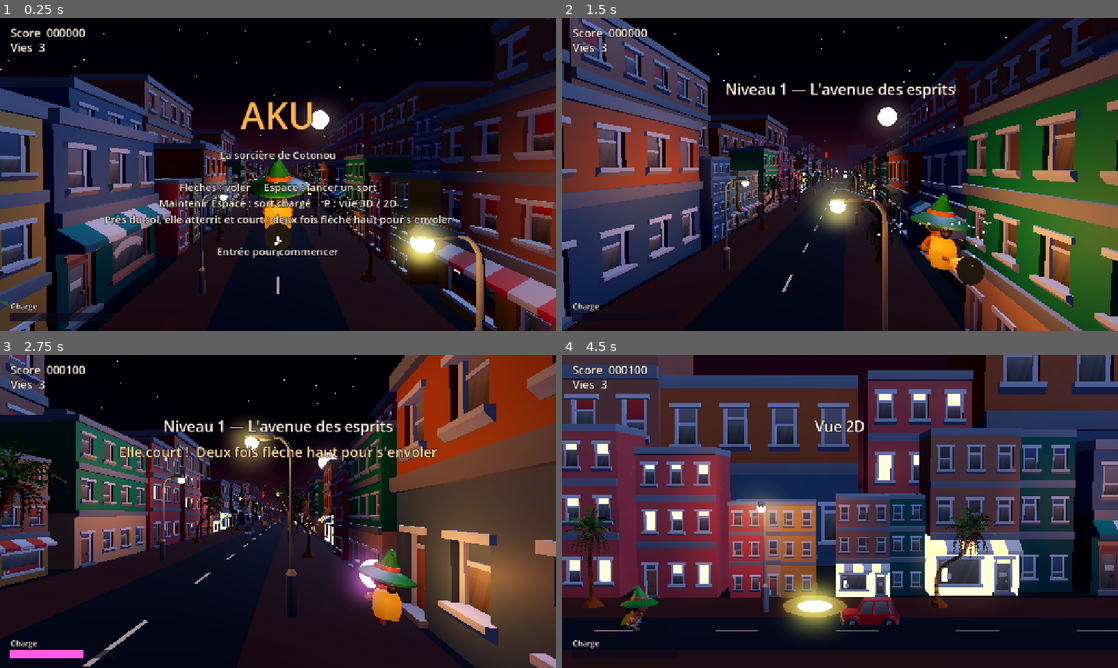
Above: before the commit, frames 1-4 (two rows, left to right).
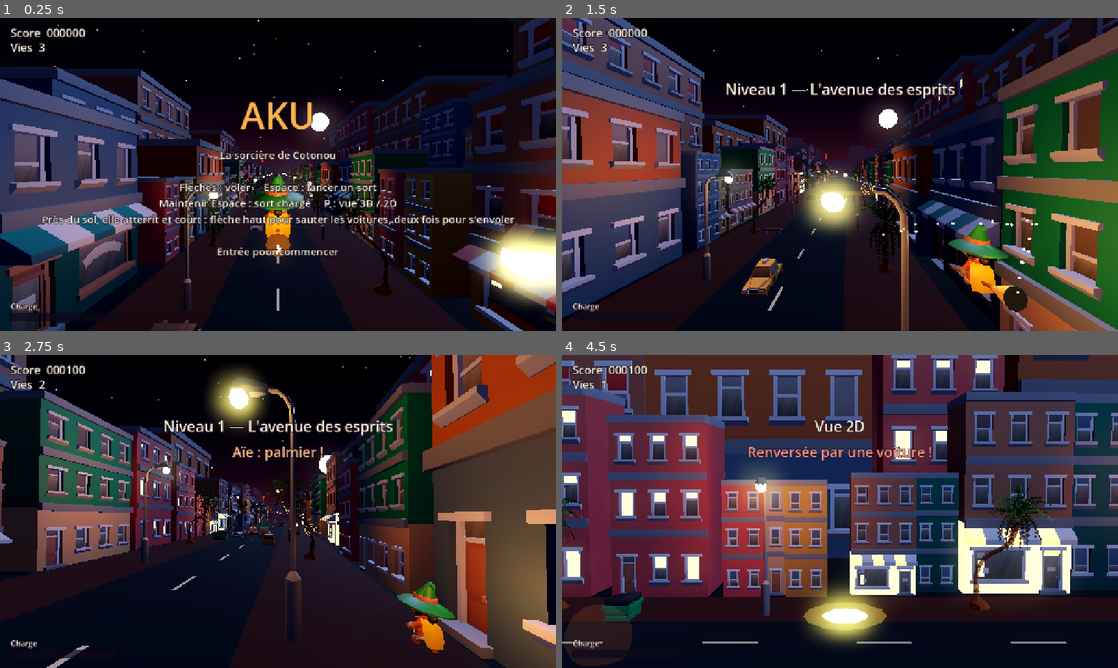
Above: after the commit, the same moments.

Repository: Aliancecore/aku_game
Game: Godot game, scene res://scenes/main.tscn
The game is run twice, just before and just after one commit, with the same random seed, the same clock (stepped at 60 frames per second) and the same inputs.
Inputs:
- Up to frame 1 (0.25 s): no input
- Up to frame 2 (1.5 s): tap Enter (start) at 0.5, 0.8, 1.35 s; hold Right (move_right) 0.53-1.28 s; hold Space (shoot) 0.53-1.28 s; hold Down (move_down) from 1.28 s (still down)
- Up to frame 3 (2.75 s): tap Space (shoot) at 1.55 s; release Down (move_down) at 2.03 s; hold Right (move_right) from 2.03 s (still down); hold Space (shoot) from 2.03 s (still down); tap Enter (start) at 2.3 s
- Up to frame 4 (4.5 s): release Right (move_right) at 2.78 s; release Space (shoot) at 2.78 s; hold Up (move_up) 2.78-3.53 s; tap Enter (start) at 2.85, 3.8 s; tap Space (shoot) at 3.05 s; hold Left (move_left) from 3.53 s (still down); tap P (toggle_view) at 3.6 s; tap J at 4.35 s

The runs differ from the first frame. In frame 1, 40% of the frame differs, in the area x 0-100%, y 0-100%; in frame 2, 46%; in frame 3, 44%; in frame 4, 69%.

Commit message:
feat: taille réaliste de la sorcière, obstacles au sol, collisions et saut
- la sorcière mesure 1,9 m (échelle 0,63), une voiture 1,6 m : tailles réalistes
- caméras rapprochées pour qu'elle reste lisible
- obstacles au sol : voitures sur 4 voies, bennes, bancs, buissons, poteaux, palmiers
- les heurter fait perdre une vie ; en vol on passe au-dessus
- à pied : flèche haut = sauter (2,6 m), deux fois vite = s'envoler
- animations de saut et de choc du modèle
- en vue 2D, les voitures du côté caméra sont cachées et ne comptent pas
- ajoute tests/selftest_obstacles.gd

Co-Authored-By: Claude Sonnet 5.5 <noreply@anthropic.com>

Diff:
--- a/scripts/city.gd
+++ b/scripts/city.gd
@@ -20,11 +20,15 @@
 const PALM_HEIGHT := 9.0      ## Hauteur voulue d'un palmier, en mètres.
 const CAR_HEIGHT := 1.6
 const LAMP_HEIGHT := 7.5
+const LANES := [-3.0, -1.3, 1.3, 3.0]   ## Quatre voies de circulation : les deux du côté -X viennent vers nous, les deux autres s'éloignent.
+const LANE_SPEEDS := [8.0, 11.0, 11.0, 8.0]
+const CARS_PER_LANE := 4
 
 var _scrolling: Node3D        ## Tout ce qui défile est enfant de ce nœud.
 var _cars: Array[Node3D] = []
 var _car_speeds: Array[float] = []
 var _bounds := {}             ## Taille de chaque modèle, mesurée une seule fois.
+var _colliders: Array[Dictionary] = []   ## Les obstacles du sol : {node, half (demi-largeur x, demi-longueur z), height, kind}.
 var _window_mesh: QuadMesh
 var _window_mats: Array[StandardMaterial3D] = []
 var _wall_mats: Array[StandardMaterial3D] = []
@@ -50,6 +54,7 @@
 		_building_row(side, BACK_ROW_X, Vector2(14, 30), false)
 		_street_furniture(side)
 	_road_markings()
+	_road_props()
 	_build_cars()
 
 
@@ -57,6 +62,10 @@
 func set_side_view(on: bool) -> void:
 	for child in _scrolling.get_children():
 		(child as Node3D).visible = not (on and (child as Node3D).position.x > 0.0)
+	# Les voitures des voies proches de la caméra masqueraient la sorcière : on ne garde que celles du fond.
+	# Cachées, elles ne comptent pas non plus pour les collisions.
+	for car in _cars:
+		car.visible = not (on and car.position.x > 0.0)
 
 
 func _process(delta: float) -> void:
@@ -155,6 +164,23 @@
 		var b := _building(w, h, 15.0, mat, 0.06, false)
 		b.position = Vector3(randf_range(-320, 320), GameConfig.GROUND_Y, randf_range(-360, -330))
 		add_child(b)
+
+
+## Enregistre un obstacle du sol. half = demi-largeur (x) et demi-longueur (z) ; height = hauteur au-dessus du sol.
+func _register(node: Node3D, half: Vector2, height: float, kind: String) -> void:
+	_colliders.append({"node": node, "half": half, "height": height, "kind": kind})
+
+
+## Les obstacles dont la profondeur est proche de z (pour les collisions de la sorcière).
+## Ceux qu'on a cachés (vue 2D : le côté de la caméra) ne comptent pas.
+func colliders_near(z: float, margin: float) -> Array[Dictionary]:
+	var near: Array[Dictionary] = []
+	for c in _colliders:
+		var node: Node3D = c["node"]
+		var half: Vector2 = c["half"]
+		if absf(node.position.z - z) < half.y + margin and node.is_visible_in_tree():
+			near.append(c)
+	return near
 
 
 ## Taille d'un modèle (mesurée une fois, puis gardée).
@@ -281,6 +307,7 @@
 			# Le bras du lampadaire part vers -X dans le modèle : on le tourne vers la route.
 			post.rotation.y = PI if side < 0.0 else 0.0
 			item.add_child(post)
+			_register(item, Vector2(0.25, 0.25), GameConfig.OBSTACLE_ZONE, "poteau")
 			var light := OmniLight3D.new()
 			light.light_color = Color(1.0, 0.62, 0.3)
 			light.light_energy = 3.0
@@ -295,6 +322,7 @@
 			var palm := _place(path, PALM_HEIGHT / _box_of(path).size.y, "origine")
 			palm.rotation.y = randf() * TAU
 			item.add_child(palm)
+			_register(item, Vector2(0.4, 0.4), GameConfig.OBSTACLE_ZONE, "palmier")
 		lamp = not lamp
 		z += 12.0
 
@@ -308,16 +336,48 @@
 		z += 7.0
 
 
-## Voitures sur la route, dans les deux sens : la moitié s'éloigne, l'autre vient vers nous.
+## Des objets posés sur la chaussée et le trottoir : bennes, bancs, buissons. Ils défilent avec la ville,
+## et la sorcière peut les heurter (ou sauter par-dessus). Hauteurs et tailles de la vraie vie.
+## [modèle, hauteur voulue en mètres, x possibles, nom]
+const PROPS := [
+	["dumpster", 1.3, [-4.8, 4.8], "benne"],
+	["bench", 0.55, [-4.8, 4.8], "banc"],
+	["bush", 1.0, [0.0], "buisson"],
+]
+
+func _road_props() -> void:
+	var z := FAR_Z + 10.0
+	while z < NEAR_Z:
+		var spec: Array = PROPS.pick_random()
+		var path: String = CITY_DIR + String(spec[0]) + ".gltf"
+		var box := _box_of(path)
+		var scale: float = float(spec[1]) / box.size.y
+		var prop := _place(path, scale, "centre")
+		var x: float = (spec[2] as Array).pick_random()
+		prop.position = Vector3(x, GameConfig.GROUND_Y, z)
+		prop.rotation.y = 0.0 if x <= 0.0 else PI
+		_scrolling.add_child(prop)
+		_register(prop, Vector2(box.size.x * scale / 2.0, box.size.z * scale / 2.0), float(spec[1]), String(spec[3]))
+		z += randf_range(18.0, 32.0)
+
+
+## Voitures sur quatre voies : la moitié vient vers nous, l'autre s'éloigne. Chaque voie a sa vitesse,
+## donc les voitures d'une même voie gardent leurs distances et ne se traversent pas.
 func _build_cars() -> void:
-	for i in 10:
-		var away := i % 2 == 0
-		var path: String = CITY_DIR + CARS.pick_random() + ".gltf"
-		var car := _place(path, CAR_HEIGHT / _box_of(path).size.y, "centre")
-		# Le devant de la voiture est à +Z dans le modèle : on la tourne dans le sens de la marche.
-		car.rotation.y = PI if away else 0.0
-		car.position = Vector3(1.8 if away else -1.8, GameConfig.GROUND_Y, randf_range(FAR_Z, 0.0))
-		add_child(car)
-		_cars.append(car)
-		var speed := randf_range(8.0, 14.0)
-		_car_speeds.append(-speed if away else speed)
+	var span := NEAR_Z - FAR_Z
+	for lane in LANES.size():
+		var x: float = LANES[lane]
+		var away := x > 0.0
+		var speed: float = LANE_SPEEDS[lane]
+		for k in CARS_PER_LANE:
+			var path: String = CITY_DIR + CARS.pick_random() + ".gltf"
+			var box := _box_of(path)
+			var scale := CAR_HEIGHT / box.size.y
+			var car := _place(path, scale, "centre")
+			# Le devant de la voiture est à +Z dans le modèle : on la tourne dans le sens de la marche.
+			car.rotation.y = PI if away else 0.0
+			car.position = Vector3(x, GameConfig.GROUND_Y, FAR_Z + span * (k + randf_range(0.0, 0.6)) / CARS_PER_LANE)
+			add_child(car)
+			_cars.append(car)
+			_car_speeds.append(-speed if away else speed)
+			_register(car, Vector2(box.size.x * scale / 2.0, box.size.z * scale / 2.0), CAR_HEIGHT * 0.95, "voiture")
--- a/scripts/config.gd
+++ b/scripts/config.gd
@@ -7,32 +7,32 @@
 ## La caméra est derrière elle (z positif). Les esprits arrivent du fond.
 
 # Caméra (derrière la sorcière, elle la suit en partie).
-const CAMERA_Z := 8.5
-const CAMERA_HEIGHT := 2.6
+const CAMERA_Z := 6.0
+const CAMERA_HEIGHT := 2.0
 const CAMERA_FOV := 70.0
 const CAMERA_FOLLOW := 0.6              ## Part du déplacement de la sorcière que la caméra suit.
 
 # Vue de côté (touche P), façon R-Type : la caméra passe sur le côté, les esprits
 # arrivent de la droite (le -Z du jeu devient la droite de l'écran).
-const SIDE_CAMERA := Vector3(36.0, 3.0, -8.0)
-const SIDE_LOOK := Vector3(0.0, 1.0, -8.0)
+const SIDE_CAMERA := Vector3(28.0, 2.0, -7.0)
+const SIDE_LOOK := Vector3(0.0, 0.0, -7.0)
 const SIDE_FOV := 28.0
-const SIDE_Z_RANGE := Vector2(-11.0, 4.0)   ## Zone de vol en profondeur (min, max) : l'écran en 2D.
-const SIDE_VIEW_FAR_Z := -22.0              ## Au-delà (hors écran à droite), les esprits ne tirent pas.
+const SIDE_Z_RANGE := Vector2(-10.0, 3.0)   ## Zone de vol en profondeur (min, max) : l'écran en 2D.
+const SIDE_VIEW_FAR_Z := -19.0              ## Au-delà (hors écran à droite), les esprits ne tirent pas.
 const SIDE_SPAWN_Z := -45.0                 ## Apparition juste hors écran, pour que ça arrive vite.
-const SIDE_HOVER_Z := -18.0                 ## Les esprits "hover" s'arrêtent ici en vue de côté.
-const SIDE_BOSS_HOVER_Z := -19.0
+const SIDE_HOVER_Z := -14.0                 ## Les esprits "hover" s'arrêtent ici en vue de côté.
+const SIDE_BOSS_HOVER_Z := -15.0
 const VIEW_BLEND_SPEED := 2.5               ## Vitesse du changement de vue (1 / seconde).
 
 # Zone de vol de la sorcière, dans le plan z = 0.
 const PLAY_MIN := Vector2(-9.0, -4.0)
-const PLAY_MAX := Vector2(9.0, 7.0)
+const PLAY_MAX := Vector2(9.0, 5.5)
 const GROUND_Y := -6.0
 
 # Atterrissage et course : près du sol, la sorcière descend et court. Deux appuis rapides
 # sur la flèche du haut la font décoller.
 const LAND_TRIGGER_Y := -3.3            ## En vol, à cette hauteur ou moins, elle atterrit.
-const RUN_HEIGHT := 1.0                 ## Hauteur de son centre au-dessus du sol quand elle court.
+const RUN_HEIGHT := 0.95                ## Hauteur de son centre au-dessus du sol quand elle court (elle mesure 1,9 m).
 const RUN_Y := GROUND_Y + RUN_HEIGHT
 const LAND_SPEED := 9.0                 ## Vitesse de descente (mètres par seconde).
 const TAKEOFF_SPEED := 12.0             ## Vitesse de montée au décollage.
@@ -40,13 +40,21 @@
 const RUN_SPEED_FACTOR := 0.85          ## À pied, elle va un peu moins vite qu'en vol.
 const DOUBLE_TAP_TIME := 0.35           ## Délai max entre les deux appuis pour décoller.
 
+# Saut (à pied) : un appui sur la flèche du haut. Assez haut pour passer par-dessus une voiture (1,6 m).
+const JUMP_HEIGHT := 2.6                ## Hauteur du saut, en mètres.
+const JUMP_TIME := 0.8                  ## Durée en l'air, en secondes.
+
+# Obstacles : ils ne gênent que ce qui est près du sol.
+const PLAYER_BODY_RADIUS := 0.4         ## Largeur de la sorcière pour les obstacles (elle mesure 1,9 m de haut).
+const OBSTACLE_ZONE := 2.0              ## Poteaux et troncs ne comptent que sous cette hauteur : en vol, on passe au-dessus.
+
 # Vitesse de vol : la ville défile vers la caméra.
 const SCROLL_SPEED := 18.0
 
 # Sorcière.
 const PLAYER_START := Vector3(0.0, 0.5, 0.0)
 const PLAYER_SPEED := 10.0
-const PLAYER_RADIUS := 0.9
+const PLAYER_RADIUS := 0.6
 const PLAYER_LIVES := 3
 const PLAYER_INVINCIBLE_TIME := 2.0     ## Secondes d'invincibilité après un coup.
 const PLAYER_FIRE_COOLDOWN := 0.18      ## Secondes entre deux sorts.
--- a/scripts/game.gd
+++ b/scripts/game.gd
@@ -61,7 +61,7 @@
 	witch = Witch.new()
 	witch.position = GameConfig.PLAYER_START
 	witch.fired.connect(_on_witch_fired)
-	witch.landed.connect(func(): hud.toast("Elle court !  Deux fois flèche haut pour s'envoler", Color(1.0, 0.8, 0.4)))
+	witch.landed.connect(func(): hud.toast("Elle court !  Flèche haut : sauter (voitures !)   Deux fois : s'envoler", Color(1.0, 0.8, 0.4)))
 	witch.took_off.connect(func(): hud.toast("Envol !", Color(0.6, 0.85, 1.0)))
 	world.add_child(witch)
 	_reticle = _make_reticle()
@@ -73,7 +73,7 @@
 	hud.show_message("AKU", "La sorcière de Cotonou\n\n"
 			+ "Flèches : voler     Espace : lancer un sort\n"
 			+ "Maintenir Espace : sort chargé     P : vue 3D / 2D\n"
-			+ "Près du sol, elle atterrit et court : deux fois flèche haut pour s'envoler\n\nEntrée pour commencer")
+			+ "Près du sol, elle atterrit et court : flèche haut pour sauter les voitures, deux fois pour s'envoler\n\nEntrée pour commencer")
 
 	_read_cli()
 	for kind in witch.power:
@@ -117,9 +117,11 @@
 		State.PLAYING:
 			_run_level(delta)
 			_check_collisions()
+			_check_obstacles()
 			_update_bonuses(delta)
 		State.LEVEL_CLEAR:
 			_check_collisions()
+			_check_obstacles()
 			_update_bonuses(delta)
 			_clear_timer -= delta
 			if _clear_timer <= 0.0:
@@ -299,6 +301,34 @@
 			shot.queue_free()
 			_hurt_player()
 			return
+
+
+## Obstacles du sol (voitures, bennes, bancs, buissons, poteaux, palmiers) : les heurter coûte une vie.
+## Ils ne gênent que près du sol : en volant haut, ou en sautant, on passe par-dessus.
+## En vue 2D la profondeur n'existe pas à l'écran, donc on ignore x comme pour les autres collisions.
+func _check_obstacles() -> void:
+	if _autoplay or not witch.is_hittable():
+		return
+	var feet := witch.feet_y() - GameConfig.GROUND_Y       # hauteur des pieds au-dessus du sol
+	var body := GameConfig.PLAYER_BODY_RADIUS
+	for c in _city.colliders_near(witch.position.z, body):
+		if feet >= float(c["height"]):
+			continue
+		var node: Node3D = c["node"]
+		var half: Vector2 = c["half"]
+		var dx := 0.0 if side_view else absf(node.position.x - witch.position.x)
+		if dx < half.x + body and absf(node.position.z - witch.position.z) < half.y + body:
+			_hit_obstacle(str(c["kind"]))
+			return
+
+
+func _hit_obstacle(kind: String) -> void:
+	_hurt_player("La circulation a eu raison de toi…" if kind == "voiture" else "Tu as foncé dans un obstacle…")
+	witch.react_hit()
+	if kind == "voiture":
+		hud.toast("Renversée par une voiture !", Color(1.0, 0.4, 0.3))
+	else:
+		hud.toast("Aïe : %s !" % kind, Color(1.0, 0.6, 0.3))
 
 
 ## Quand un sort de la sorcière touche une boule d'esprit, les deux s'annulent.
@@ -404,7 +434,7 @@
 	return "   ".join(parts)
 
 
-func _hurt_player() -> void:
+func _hurt_player(cause := "Les esprits ont eu raison de toi…") -> void:
 	if _autoplay:
 		return
 	lives -= 1
@@ -413,7 +443,7 @@
 		state = State.GAME_OVER
 		witch.controls_enabled = false
 		witch.visible = false
-		hud.show_message("GAME OVER", "Les esprits ont eu raison de toi…\nScore : %d\n\nEntrée pour rejouer" % score)
+		hud.show_message("GAME OVER", "%s\nScore : %d\n\nEntrée pour rejouer" % [cause, score])
 	else:
 		witch.hurt()
 
--- a/scripts/witch.gd
+++ b/scripts/witch.gd
@@ -29,11 +29,16 @@
 var _tilt: Node3D          ## Roulis et tangage quand elle se déplace.
 var _body: Node3D          ## Le modèle en vol : le mage assis sur son balai.
 var _runner: Node3D        ## Le modèle debout, pour la course.
+var _runner_mage: Node3D
+var _jump_t := -1.0        ## Temps écoulé depuis le début du saut (négatif = elle ne saute pas).
+var _hit_timer := 0.0      ## Temps restant de l'animation de choc.
+var _anim := ""            ## Animation en cours à pied.
 var _charge_orb: MeshInstance3D
 var _shield_mesh: MeshInstance3D
 
-const MODEL_SCALE := 1.0   ## Le mage mesure 3 m dans le pack ; on le garde à sa taille pour qu'il se lise bien.
-const SEAT_HEIGHT := 0.55  ## Hauteur du balai sous le mage assis (réglée à l'œil avec tools/preview_witch.gd).
+const MODEL_SCALE := 0.63  ## Le mage mesure 3 m dans le pack : à cette échelle, chapeau compris, il fait 1,9 m,
+							## la taille d'une vraie personne à côté d'une voiture (1,6 m).
+const SEAT_HEIGHT := 0.55  ## Hauteur du balai sous le mage assis, avant mise à l'échelle (réglée à l'œil avec tools/preview_witch.gd).
 
 
 func _ready() -> void:
@@ -47,16 +52,16 @@
 	aura.light_color = Color(1.0, 0.6, 0.3)
 	aura.light_energy = 1.6
 	aura.omni_range = 5.0
-	aura.position = Vector3(0, 1.4, 2.0)
+	aura.position = Vector3(0, 1.0, 1.4)
 	_tilt.add_child(aura)
 
 	# Boule d'énergie qui grossit devant elle pendant la charge (son point d'attache change à pied).
-	_charge_orb = Fx.mesh(_tilt, Fx.sphere(0.6), Fx.mat(Color(1.0, 0.35, 0.9), 5.0), Vector3(0, 0.3, -2.4))
+	_charge_orb = Fx.mesh(_tilt, Fx.sphere(0.4), Fx.mat(Color(1.0, 0.35, 0.9), 5.0), Vector3(0, 0.2, -1.6))
 	_charge_orb.visible = false
 
 	# Bulle du bouclier.
-	_shield_mesh = Fx.mesh(self, Fx.sphere(1.9, 20), Fx.mat(Color(0.45, 0.6, 1.0, 0.25), 2.0, true),
-			Vector3(0, 0.6, 0))
+	_shield_mesh = Fx.mesh(self, Fx.sphere(1.25, 20), Fx.mat(Color(0.45, 0.6, 1.0, 0.25), 2.0, true),
+			Vector3(0, 0.1, 0))
 	_shield_mesh.visible = false
 
 
@@ -86,7 +91,8 @@
 	var straw := Fx.mat(Color(0.88, 0.7, 0.34))
 	var band := Fx.mat(Color(0.95, 0.42, 0.05))
 	var broom := Node3D.new()
-	broom.position = Vector3(0, SEAT_HEIGHT, 0)
+	broom.scale = Vector3.ONE * MODEL_SCALE
+	broom.position = Vector3(0, SEAT_HEIGHT * MODEL_SCALE, 0)
 	_body.add_child(broom)
 	Fx.mesh(broom, Fx.cylinder(0.07, 0.07, 3.4), wood, Vector3(0, 0, -0.1), Vector3(PI / 2.0, 0, 0))
 	Fx.mesh(broom, Fx.cylinder(0.12, 0.38, 1.0), straw, Vector3(0, 0, 2.05), Vector3(-PI / 2.0, 0, 0))
@@ -119,12 +125,15 @@
 	_runner.position.y = -GameConfig.RUN_HEIGHT
 	_runner.visible = false
 	_tilt.add_child(_runner)
-	_runner.add_child(_new_mage("Running_A"))
+	_runner_mage = _new_mage("Running_A")
+	_runner.add_child(_runner_mage)
 
 
 func _physics_process(delta: float) -> void:
 	_time += delta
-	_tilt.position.y = 0.0 if on_ground() else sin(_time * 3.0) * 0.12
+	_tilt.position.y = 0.0 if on_ground() else sin(_time * 3.0) * 0.08
+	_hit_timer = maxf(_hit_timer - delta, 0.0)
+	_update_animation()
 
 	if shield > 0.0:
 		shield -= delta
@@ -154,12 +163,18 @@
 			if is_equal_approx(position.y, GameConfig.RUN_Y):
 				_set_mode(Mode.RUNNING)
 		Mode.RUNNING:
-			position.y = GameConfig.RUN_Y
 			step *= GameConfig.RUN_SPEED_FACTOR
-			# Deux appuis rapides sur la flèche du haut : elle remonte sur son balai.
+			if _jump_t >= 0.0:
+				_jump_t += delta
+				if _jump_t >= GameConfig.JUMP_TIME:
+					_jump_t = -1.0
+			position.y = GameConfig.RUN_Y + jump_height()
+			# Flèche du haut : un appui fait sauter, un second appui rapide la fait s'envoler sur son balai.
 			if Input.is_action_just_pressed("move_up"):
 				if _time - _last_up_tap <= GameConfig.DOUBLE_TAP_TIME:
 					_set_mode(Mode.TAKING_OFF)
+				else:
+					start_jump()
 				_last_up_tap = _time
 		Mode.TAKING_OFF:
 			position.y = move_toward(position.y, GameConfig.TAKEOFF_Y, GameConfig.TAKEOFF_SPEED * delta)
@@ -229,8 +244,10 @@
 	_body.visible = not grounded
 	_runner.visible = grounded
 	# La boule de charge se tient au bout du balai en vol, dans la main à pied.
-	_charge_orb.position = Vector3(0.0, 0.5, -1.4) if grounded else Vector3(0.0, 0.3, -2.4)
+	_charge_orb.position = Vector3(0.0, 0.3, -0.9) if grounded else Vector3(0.0, 0.2, -1.6)
 	_last_up_tap = -10.0
+	_jump_t = -1.0
+	_anim = ""
 	if announce:
 		if new_mode == Mode.RUNNING:
 			landed.emit()
@@ -238,11 +255,58 @@
 			took_off.emit()
 
 
+## Hauteur actuelle du saut au-dessus du sol (0 si elle ne saute pas). Trajectoire en parabole :
+## elle monte de JUMP_HEIGHT en JUMP_TIME / 2 puis redescend.
+func jump_height() -> float:
+	if _jump_t < 0.0:
+		return 0.0
+	var gravity := 8.0 * GameConfig.JUMP_HEIGHT / (GameConfig.JUMP_TIME * GameConfig.JUMP_TIME)
+	var launch := 4.0 * GameConfig.JUMP_HEIGHT / GameConfig.JUMP_TIME
+	return maxf(launch * _jump_t - 0.5 * gravity * _jump_t * _jump_t, 0.0)
+
+
+func is_jumping() -> bool:
+	return _jump_t >= 0.0
+
+
+## Elle saute, si elle court et qu'elle n'est pas déjà en l'air.
+func start_jump() -> void:
+	if mode == Mode.RUNNING and _jump_t < 0.0:
+		_jump_t = 0.0
+
+
+## Hauteur de ses pieds dans le monde : sert aux obstacles (on passe par-dessus si les pieds sont plus hauts).
+func feet_y() -> float:
+	if on_ground():
+		return position.y - GameConfig.RUN_HEIGHT
+	return position.y - 0.5
+
+
+## Elle vient d'être percutée : animation de choc.
+func react_hit() -> void:
+	if on_ground():
+		_hit_timer = 0.6
+
+
+## Choisit l'animation à pied : course, saut en l'air, ou choc.
+func _update_animation() -> void:
+	if not on_ground() or _runner_mage == null:
+		return
+	var wanted := "Running_A"
+	if _hit_timer > 0.0:
+		wanted = "Hit_A"
+	elif _jump_t >= 0.0:
+		wanted = "Jump_Idle"
+	if wanted != _anim:
+		_anim = wanted
+		Models.play(_runner_mage, wanted, wanted != "Hit_A")
+
+
 ## Point de départ des sorts : le bout du balai en vol, la main à pied.
 func muzzle() -> Vector3:
 	if on_ground():
-		return position + Vector3(0.0, 0.5, -1.2)
-	return position + Vector3(0.0, _tilt.position.y, -2.4)
+		return position + Vector3(0.0, 0.3, -0.9)
+	return position + Vector3(0.0, _tilt.position.y, -1.6)
 
 
 ## Dégâts d'un sort : 1, plus 1 par niveau de Force.
--- /dev/null
+++ b/tests/selftest_obstacles.gd
@@ -0,0 +1,109 @@
+extends SceneTree
+## Test des collisions avec les obstacles du sol et du saut. Lancer :
+##   godot-4 --headless --path . --script res://tests/selftest_obstacles.gd 2>&1 | grep -E "OK|ECHEC|TOUS"
+## On pose une vraie voiture de la ville sur la sorcière et on regarde si une vie est perdue.
+
+var game
+var witch
+var city
+var failures := 0
+
+
+func _initialize() -> void:
+	game = load("res://scenes/main.tscn").instantiate()
+	root.add_child(game)
+	current_scene = game
+	_run()
+
+
+func _check(label: String, ok: bool) -> void:
+	print(("OK     " if ok else "ECHEC  "), label, "   (vies=", game.lives, " pieds=", snappedf(witch.feet_y() - GameConfig.GROUND_Y, 0.01), " m)")
+	if not ok:
+		failures += 1
+
+
+## Pose la première voiture de la ville exactement sur la sorcière.
+func _put_car_on_witch() -> void:
+	var car: Node3D = city._cars[0]
+	car.position = Vector3(witch.position.x, GameConfig.GROUND_Y, witch.position.z)
+
+
+func _run() -> void:
+	await process_frame
+	await process_frame
+	witch = game.witch
+	city = game._city
+	game._start_game()
+	game.set_physics_process(false)   # on gèle le jeu et la ville : on contrôle la scène à la main
+	city.set_process(false)
+
+	witch.start_running()
+	await physics_frame
+	_check("la sorcière mesure 1,9 m et la voiture 1,6 m (taille réaliste)", absf(Models.bounds(Models.load_scene(Models.MAGE)).size.y * Witch.MODEL_SCALE - 1.9) < 0.1)
+
+	# 1. À pied, au sol : la voiture la renverse.
+	var lives0: int = game.lives
+	_put_car_on_witch()
+	game._check_obstacles()
+	_check("à pied, une voiture la renverse : -1 vie", game.lives == lives0 - 1)
+
+	# 2. Juste après : elle est invincible quelques secondes, pas de second coup.
+	game._check_obstacles()
+	_check("invincible après le choc : pas de second coup", game.lives == lives0 - 1)
+
+	# 3. Elle saute : au sommet, la voiture passe dessous.
+	witch.invincible = 0.0
+	witch.start_jump()
+	var guard := 0
+	while witch.jump_height() < 2.0 and guard < 120:
+		await physics_frame
+		guard += 1
+	var lives1: int = game.lives
+	_put_car_on_witch()
+	game._check_obstacles()
+	_check("en plein saut (%.1f m) : elle passe par-dessus la voiture" % witch.jump_height(), game.lives == lives1)
+
+	# 4. Une fois retombée, la même voiture la renverse de nouveau.
+	guard = 0
+	while witch.is_jumping() and guard < 120:
+		await physics_frame
+		guard += 1
+	witch.invincible = 0.0
+	_put_car_on_witch()
+	game._check_obstacles()
+	_check("retombée au sol : la voiture la renverse", game.lives == lives1 - 1)
+
+	# 5. En vol, elle passe très haut au-dessus des voitures.
+	witch.invincible = 0.0
+	witch._set_mode(Witch.Mode.FLYING, false)
+	witch.position.y = 0.5
+	var lives2: int = game.lives
+	_put_car_on_witch()
+	game._check_obstacles()
+	_check("en vol : les voitures ne la touchent pas", game.lives == lives2)
+
+	# 6. Une voiture à côté d'elle ne la touche pas (en vue 3D).
+	witch.start_running()
+	await physics_frame
+	witch.invincible = 0.0
+	var car: Node3D = city._cars[0]
+	car.position = Vector3(witch.position.x + 3.0, GameConfig.GROUND_Y, witch.position.z)
+	game._check_obstacles()
+	_check("une voiture 3 m à côté : pas de choc", game.lives == lives2)
+
+	# 7. En vue 2D la profondeur est ignorée : la même voiture la touche.
+	game._set_side_view(true, false)
+	car.position = Vector3(witch.position.x + 3.0, GameConfig.GROUND_Y, witch.position.z)
+	game._check_obstacles()
+	_check("vue 2D : la voiture (voie de derrière) la touche quand même", game.lives == lives2 - 1)
+
+	# 8. Les saut est assez haut pour passer une voiture : on le vérifie sur la courbe.
+	var best := 0.0
+	for i in 100:
+		var t := GameConfig.JUMP_TIME * i / 99.0
+		var g := 8.0 * GameConfig.JUMP_HEIGHT / (GameConfig.JUMP_TIME * GameConfig.JUMP_TIME)
+		best = maxf(best, 4.0 * GameConfig.JUMP_HEIGHT / GameConfig.JUMP_TIME * t - 0.5 * g * t * t)
+	_check("le saut monte à %.1f m, plus haut qu'une voiture (%.1f m)" % [best, City.CAR_HEIGHT], best > City.CAR_HEIGHT + 0.5)
+
+	print("---- ", "TOUS LES TESTS PASSENT" if failures == 0 else "%d ECHEC(S)" % failures)
+	quit()
--- a/tools/print_bounds.gd
+++ b/tools/print_bounds.gd
@@ -1,17 +1,18 @@
 extends SceneTree
-## Affiche la boîte englobante (origine, taille) de quelques modèles : utile pour les placer.
+## Affiche la boîte englobante (origine, taille) de quelques modèles : utile pour les placer et les mettre à l'échelle.
 ##   godot-4 --headless --path . --script res://tools/print_bounds.gd
 func _initialize() -> void:
 	for path in [
-		"res://assets/models/city/streetlight.gltf",
+		"res://assets/models/characters/Mage.glb",
 		"res://assets/models/city/car_taxi.gltf",
-		"res://assets/models/city/building_C_withoutBase.gltf",
-		"res://assets/models/nature/ExoticPalmDefalt.fbx",
-		"res://assets/models/nature/ExoticPalmCurve.fbx",
-		"res://assets/models/halloween/skull.gltf",
+		"res://assets/models/city/car_sedan.gltf",
+		"res://assets/models/city/dumpster.gltf",
+		"res://assets/models/city/trash_A.gltf",
+		"res://assets/models/city/bench.gltf",
+		"res://assets/models/city/bush.gltf",
 	]:
 		var m: Node3D = (load(path) as PackedScene).instantiate()
 		var b := Models.bounds(m)
 		m.free()
-		print("%-52s origine (%.2f %.2f %.2f)  taille (%.2f %.2f %.2f)" % [path.get_file(), b.position.x, b.position.y, b.position.z, b.size.x, b.size.y, b.size.z])
+		print("%-22s origine (%.2f %.2f %.2f)  taille (%.2f %.2f %.2f)" % [path.get_file(), b.position.x, b.position.y, b.position.z, b.size.x, b.size.y, b.size.z])
 	quit()
Not shown, added: tests/selftest_obstacles.gd.uid
